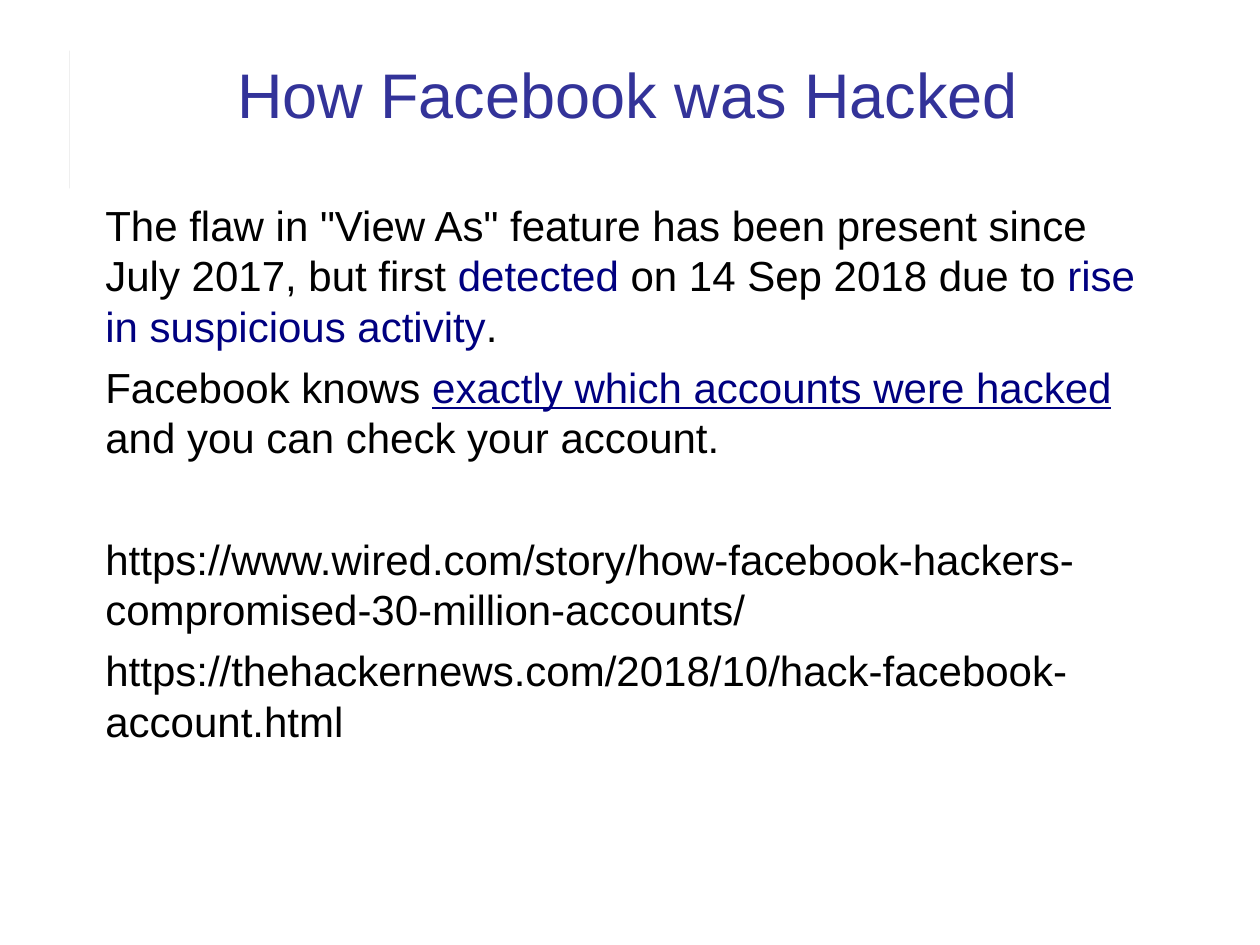
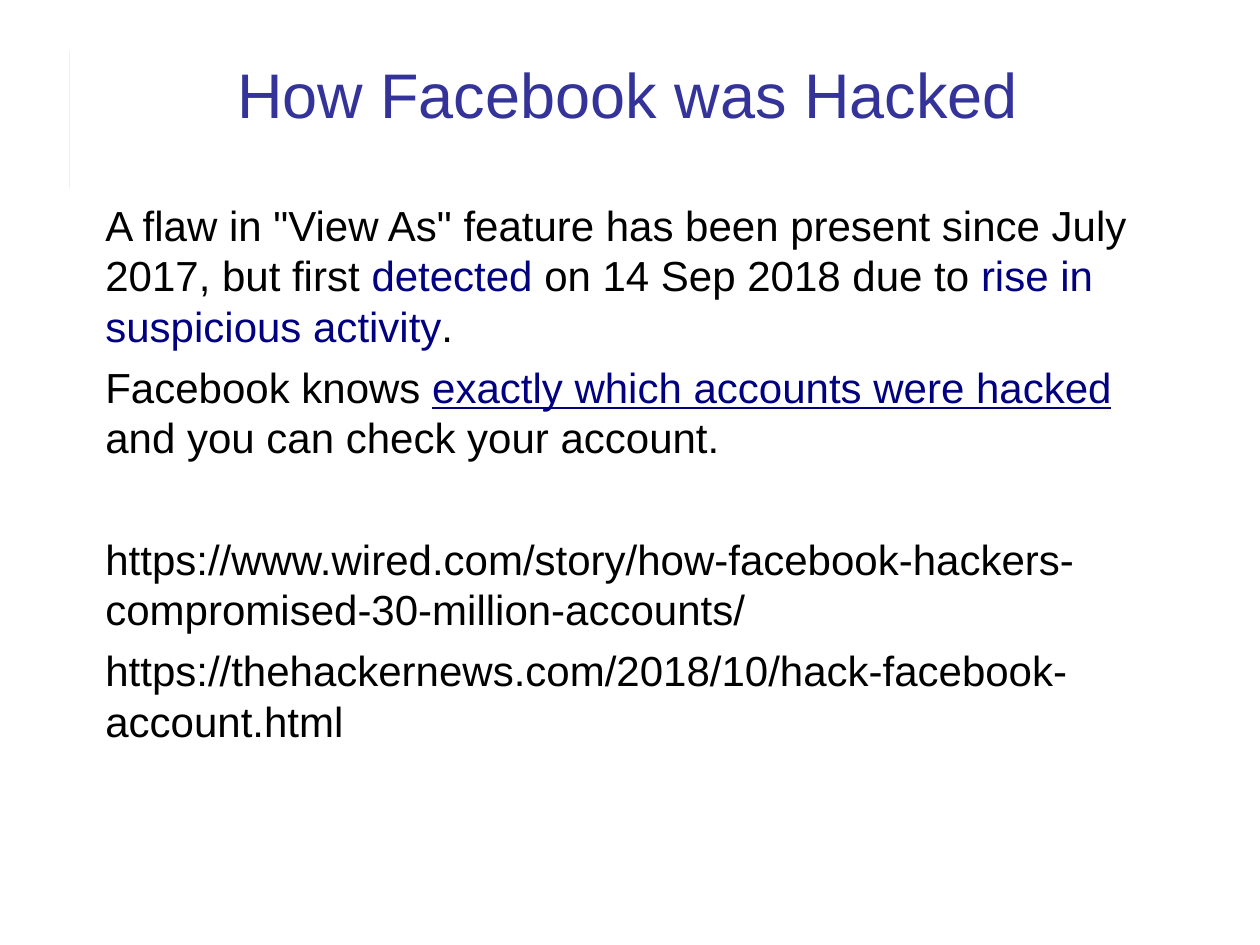
Before and after one commit to cpske/ISP, a slide deck: slide 5 of logging/Logging.ppt. Drawn at 1260x945 pixels with LibreOffice and Linux fonts; fonts in the diff are those of the drawing. Boxes give left, top, right and bottom in pixels: in the first picture for what was removed or moved away, otherwise in the second. Text is boxed around its words. In the diff, an @@ line names an element or a change of style, - is before the commit and + after.

```diff
--- a/logging/Logging.ppt
+++ b/logging/Logging.ppt
@@ text at (105, 210, 1127, 350): text changed @@
-The flaw in "View As" feature has been present since July 2017, but first detected on 14 Sep 2018 due to rise in suspicious activity.
+A flaw in "View As" feature has been present since July 2017, but first detected on 14 Sep 2018 due to rise in suspicious activity.
```
Also in this commit, not shown: 18 other slides changed, 2 slides added, 4 other files.
